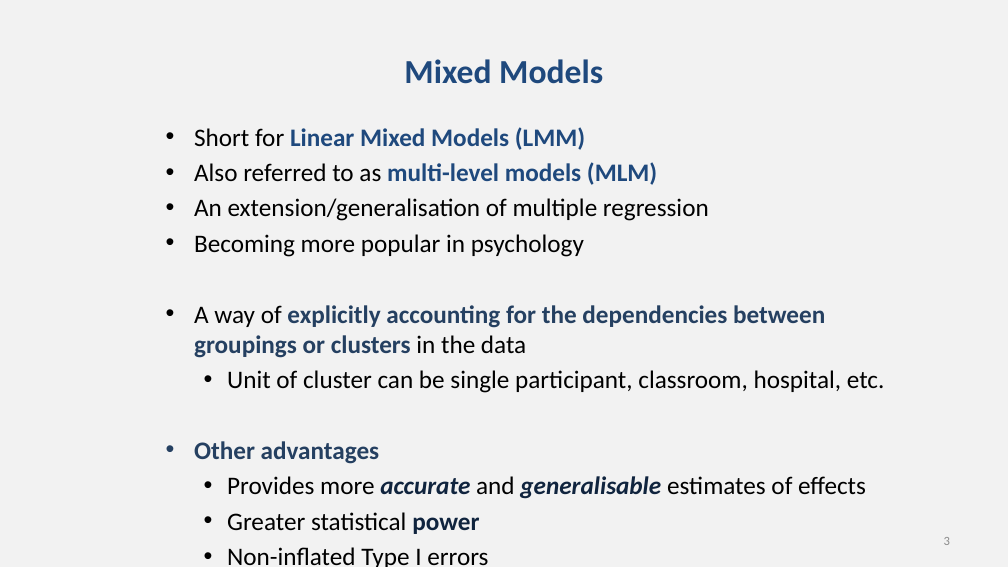
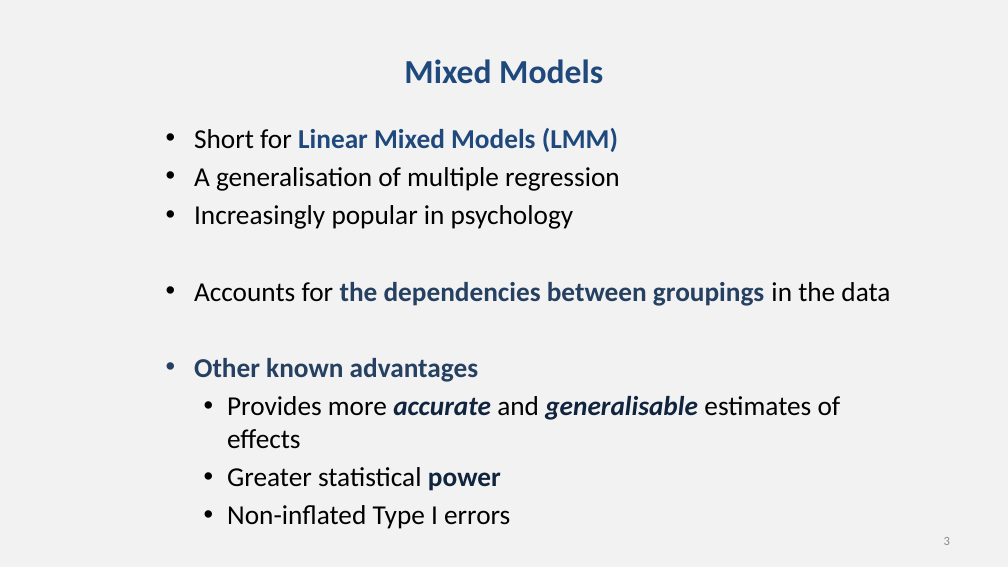
Before and after one commit to chrisjberry/datafluencyCB, a slide deck: slide 3 of docs/slides/PSYC761_L8_MixedModels.pptx. Drawn at 1008x567 pixels with LibreOffice and Linux fonts; fonts in the diff are those of the drawing. Boxes give left, top, right and bottom in pixels: in the first picture for what was removed or moved away, otherwise in the second. Text is boxed around its words. In the diff, an @@ line names an element or a change of style, - is before the commit and + after.

```diff
--- a/docs/slides/PSYC761_L8_MixedModels.pptx
+++ b/docs/slides/PSYC761_L8_MixedModels.pptx
@@ text at (194,128,841,529): size 24.1 to 26 pt in "Short for Linear Mixed Models (LMM)", "Provides more accurate and generalisable estimates of ...", "Greater statistical power", "Non-inflated Type I errors" @@
@@ text at (194,167,890,382): text changed; size 24.1 to 26 pt @@
-• Also referred to as multi-level models (MLM)
-• An extension/generalisation of multiple regression
-• Becoming more popular in psychology
-• A way of explicitly accounting for the dependencies between groupings or clusters in the data
-  • Unit of cluster can be single participant, classroom, hospital, etc.
-• Other advantages
+• A generalisation of multiple regression
+• Increasingly popular in psychology
+• Accounts for the dependencies between groupings in the data
+• Other known advantages
```
Also in this commit, not shown: 20 other slides changed.
